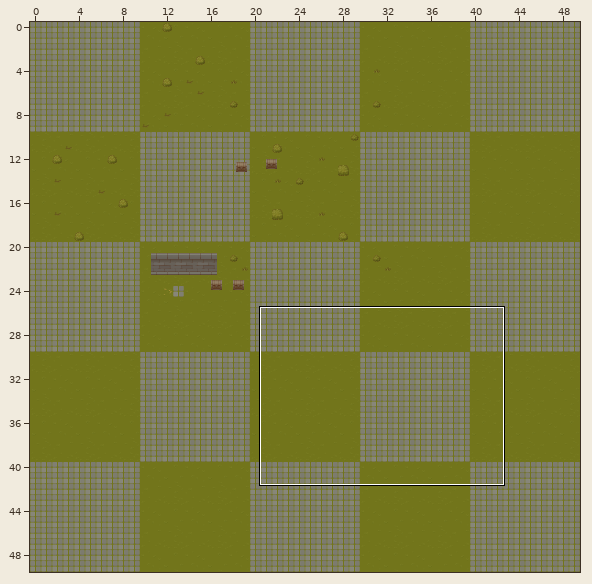
A Tiled map (JSON) gets an edit: PixiJS/assets/tilemaps/TreasureHunter2D.tmj. The picture above shows the old version from afar; the outline marks the close-up.
Close-up. The starting point:
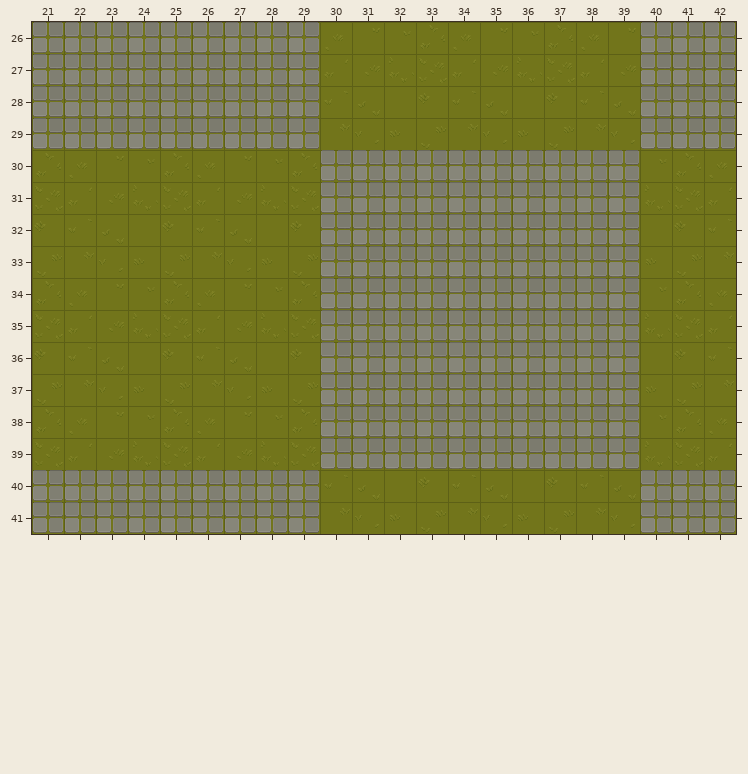
Cells are 32x32 px. Shown: x 21..42, y 26..41. The commit also changed other parts of the map, which this record leaves out.
After:
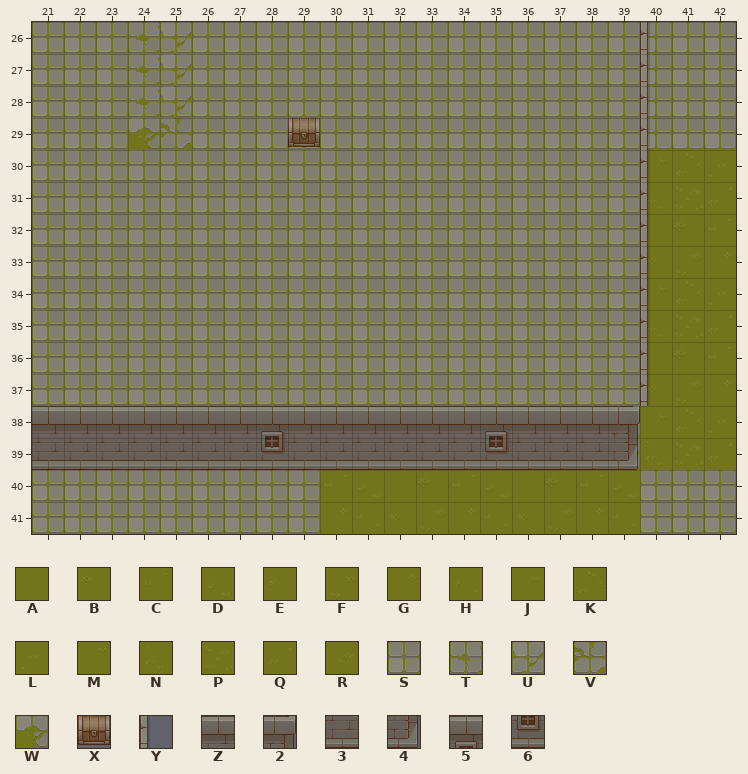
Key: from "GrassTileset": A 0, B 1, C 2, D 3, E 8, F 9, G 10, H 11, J 16, K 17, L 18, M 19, N 24, P 25, Q 26, R 27, S 32, T 40, U 41, V 49, W 57; from "ObjectsTileset": X 19; from "WallTileset": Y 25, Z 50, 2 51, 3 66, 4 67, 5 102, 6 118.
_ is an empty cell, # one hidden under a higher layer.
Objects are placed by their top-left corner, in cells (3,4 is the top-left corner of cell 3,4); size is 1x1 cell unless given.
Tiles replaced or removed in this view: A, B, C, D, E, F, G, H, J, K, L, M, N, P, Q, R, S.
The exact change:
Changed rows in their new state; . is an unchanged cell.
Layer "GroundLayer":
first column x 21:
26 ...TU....SSSSSSSSSS
27 ...TU....SSSSSSSSSS
28 ...TU....SSSSSSSSSS
29 ...WV....SSSSSSSSSS
30 SSSSSSSSS..........
31 SSSSSSSSS..........
32 SSSSSSSSS..........
33 SSSSSSSSS..........
34 SSSSSSSSS..........
35 SSSSSSSSS..........
36 SSSSSSSSS..........
37 SSSSSSSSS..........
38 SSSSSSSSS..........
39 #########..........
Layer "ObjectLayer":
added: X at 29,29
Layer "Walls":
first column x 21:
26 ...................Y
27 ...................Y
28 ...................Y
29 ...................Y
30 ...................Y
31 ...................Y
32 ...................Y
33 ...................Y
34 ...................Y
35 ...................Y
36 ...................Y
37 ...................Y
38 ZZZZZZZ5ZZZZZZ5ZZZ2.
39 3333333633333363334.
Boxes around the changes in both close-ups, in picture pixels (x1, y1, x2, y2):
changed: (32, 22, 650, 470)
